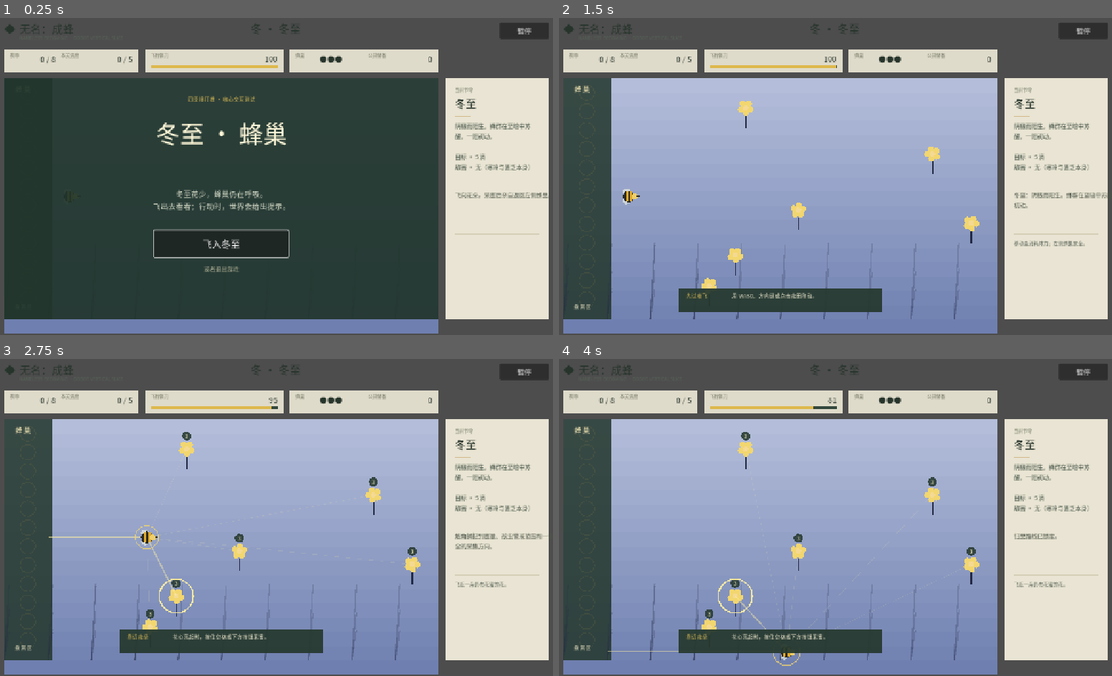
Above: before the commit, frames 1-4 (two rows, left to right).
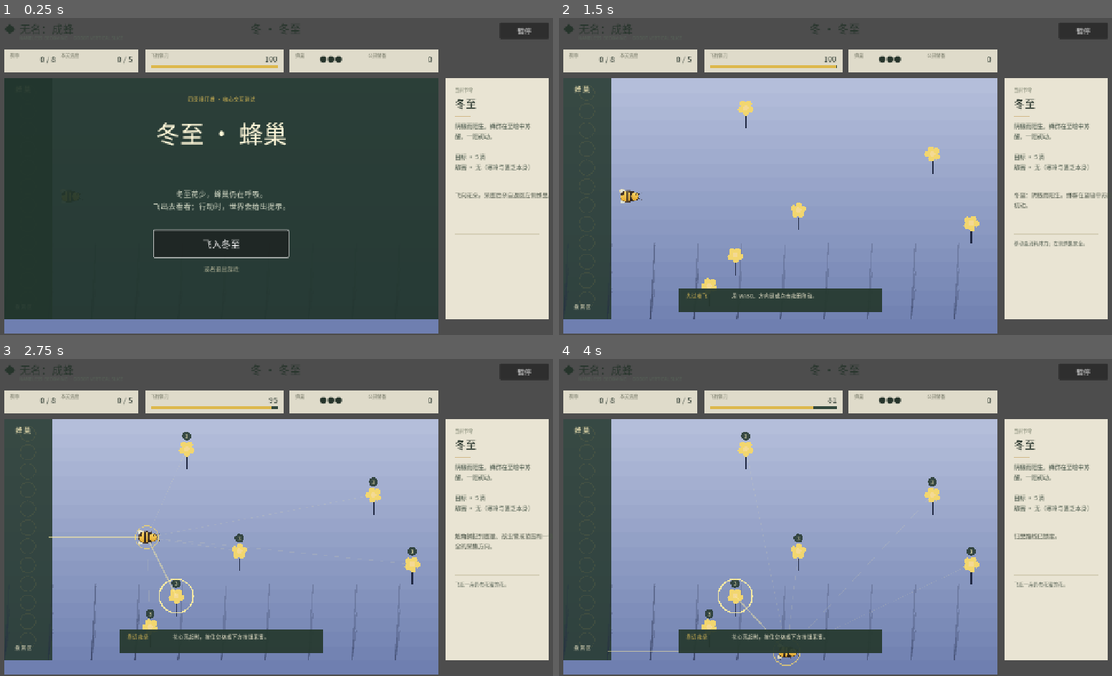
Above: after the commit, the same moments.

Repository: alanthssss/nameless-becoming
Game: Godot game, scene res://main.tscn
The game is run twice, just before and just after one commit, with the same random seed, the same clock (stepped at 60 frames per second) and the same inputs.
Inputs (mouse positions are in pixels of both pictures, inside the frame that each line leads up to):
- Up to frame 1 (0.25 s): no input
- Up to frame 2 (1.5 s): click "暂停" at 0.5 s; click "飞入冬至" at 1.25 s
- Up to frame 3 (2.75 s): tap Enter (ui_accept) at 2, 2.27, 2.57 s; move the mouse to (403, 498) at 2.02 s; hold D (move_right) from 2.03 s (still down); hold Space (action) from 2.03 s (still down); click (403, 498) at 2.17 s
- Up to frame 4 (4 s): move the mouse to (719, 530) at 2.77 s; release D (move_right) at 2.78 s; release Space (action) at 2.78 s; hold S (move_down) 2.78-3.53 s; tap E (drink_honey) at 2.85 s; tap Enter (ui_accept) at 3.02, 3.32 s; move the mouse to (890, 444) at 3.52 s; hold D (move_right) from 3.53 s (still down); tap Q (return_hive) at 3.6 s

The runs differ from the first frame. In frame 2, 0.1% of the frame differs, in the area x 10-16%, y 53-59%; in frame 3, 0.1%, in the area x 24-29%, y 52-61%; in frame 4, less than 0.1%.

Commit message:
feat: integrate first textile art asset

Diff:
--- /dev/null
+++ b/godot/assets/art/player_bee_textile.svg
@@ -0,0 +1,20 @@
+<svg xmlns="http://www.w3.org/2000/svg" width="144" height="104" viewBox="0 0 144 104">
+  <defs>
+    <linearGradient id="wax" x1="0" y1="0" x2="0" y2="1"><stop offset="0" stop-color="#ffd96a"/><stop offset="1" stop-color="#dfa52c"/></linearGradient>
+    <linearGradient id="felt" x1="0" y1="0" x2="1" y2="1"><stop offset="0" stop-color="#4b3b2d"/><stop offset="1" stop-color="#261f1a"/></linearGradient>
+    <linearGradient id="wing" x1="0" y1="0" x2="1" y2="1"><stop offset="0" stop-color="#fff8d9" stop-opacity=".92"/><stop offset="1" stop-color="#d9e9dd" stop-opacity=".66"/></linearGradient>
+    <filter id="softShadow" x="-30%" y="-30%" width="160%" height="160%"><feGaussianBlur stdDeviation="1.4"/></filter>
+  </defs>
+  <ellipse cx="68" cy="58" rx="39" ry="20" fill="#18221c" opacity=".18" filter="url(#softShadow)"/>
+  <path d="M63 48C43 45 20 31 22 18c2-9 17-8 29 1 10 8 17 18 20 27Z" fill="url(#wing)" stroke="#e6d8ae" stroke-width="2.4"/>
+  <path d="M63 57C43 60 22 74 25 87c2 9 17 7 28-2 10-8 16-18 19-27Z" fill="url(#wing)" stroke="#e6d8ae" stroke-width="2.4"/>
+  <path d="M31 23c12 4 23 13 31 23M33 82c12-4 22-13 30-23" fill="none" stroke="#bfae83" stroke-width="1.5" stroke-linecap="round" opacity=".65"/>
+  <path d="M26 52c0-19 13-31 35-31h18v62H61C39 83 26 71 26 52Z" fill="url(#wax)" stroke="#4a3928" stroke-width="3"/>
+  <path d="M39 25c-6 5-10 13-11 22h13c1-9 4-17 9-24ZM54 21h13v62H54c4-18 4-43 0-62ZM78 21h9c13 0 23 12 23 31S100 83 87 83h-9Z" fill="url(#felt)"/>
+  <path d="M28 52c0-17 12-28 33-28h25" fill="none" stroke="#ffe8a0" stroke-width="1.5" stroke-dasharray="4 4" opacity=".8"/>
+  <ellipse cx="106" cy="52" rx="22" ry="23" fill="url(#wax)" stroke="#4a3928" stroke-width="3"/>
+  <ellipse cx="111" cy="42" rx="5" ry="6" fill="#30271f"/><circle cx="112.5" cy="40.5" r="1.5" fill="#fff4c7"/>
+  <path d="M124 46c9-9 13-11 17-12M124 58c9 9 13 11 17 12" fill="none" stroke="#3d3026" stroke-width="3" stroke-linecap="round"/>
+  <circle cx="141" cy="34" r="2.5" fill="#3d3026"/><circle cx="141" cy="70" r="2.5" fill="#3d3026"/>
+  <path d="M77 31 70 18M77 73 70 86M94 31l2-14M94 73l2 14" fill="none" stroke="#3d3026" stroke-width="3" stroke-linecap="round"/>
+</svg>
--- a/godot/scripts/player/bee_player.gd
+++ b/godot/scripts/player/bee_player.gd
@@ -5,6 +5,7 @@
 
 const WORLD_BOUNDS := Rect2(34, 146, 970, 538)
 const AUTO_DASH_THRESHOLD := 0.35
+const PLAYER_BEE_TEXTURE := preload("res://assets/art/player_bee_textile.svg")
 
 # 出巢体力上限：由 main 从 balance.json player.max_energy 注入，避免调参时改代码
 var max_energy := 100.0
@@ -129,14 +130,11 @@
 
 func _draw() -> void:
 	draw_set_transform(Vector2.ZERO, facing)
-	var wing_alpha := 0.5 + sin(Time.get_ticks_msec() * 0.03) * 0.12
-	draw_circle(Vector2(-5, -10), 8, Color(0.97, 0.98, 0.9, wing_alpha))
-	draw_circle(Vector2(-5, 10), 8, Color(0.97, 0.98, 0.9, wing_alpha))
-	draw_circle(Vector2.ZERO, 13, Color("292921"))
-	draw_rect(Rect2(Vector2(-7, -12), Vector2(5, 24)), Color("e1aa2c"))
-	draw_rect(Rect2(Vector2(3, -11), Vector2(5, 22)), Color("e1aa2c"))
-	draw_circle(Vector2(13, 0), 7, Color("efcf69"))
-	draw_line(Vector2(18, 0), Vector2(24, 0), Color("2b2921"), 2)
+	# First production art anchor: editable textile appliqué SVG imported by Godot.
+	# A slight vertical pulse keeps the wings alive before a full frame sheet exists.
+	var wing_pulse := 0.96 + sin(Time.get_ticks_msec() * 0.03) * 0.04
+	draw_set_transform(Vector2.ZERO, facing, Vector2(1.0, wing_pulse))
+	draw_texture_rect(PLAYER_BEE_TEXTURE, Rect2(-29, -21, 58, 42), false)
 	if sense_time > 0.0:
 		draw_arc(Vector2.ZERO, 27 + sin(Time.get_ticks_msec() * 0.012) * 4, 0, TAU, 28, Color("f1d46d", 0.72), 2)
 	draw_set_transform(Vector2.ZERO)
Not shown, changed: README.md
Not shown, added: docs/design/ART_IMPLEMENTATION_STANDARD.md
